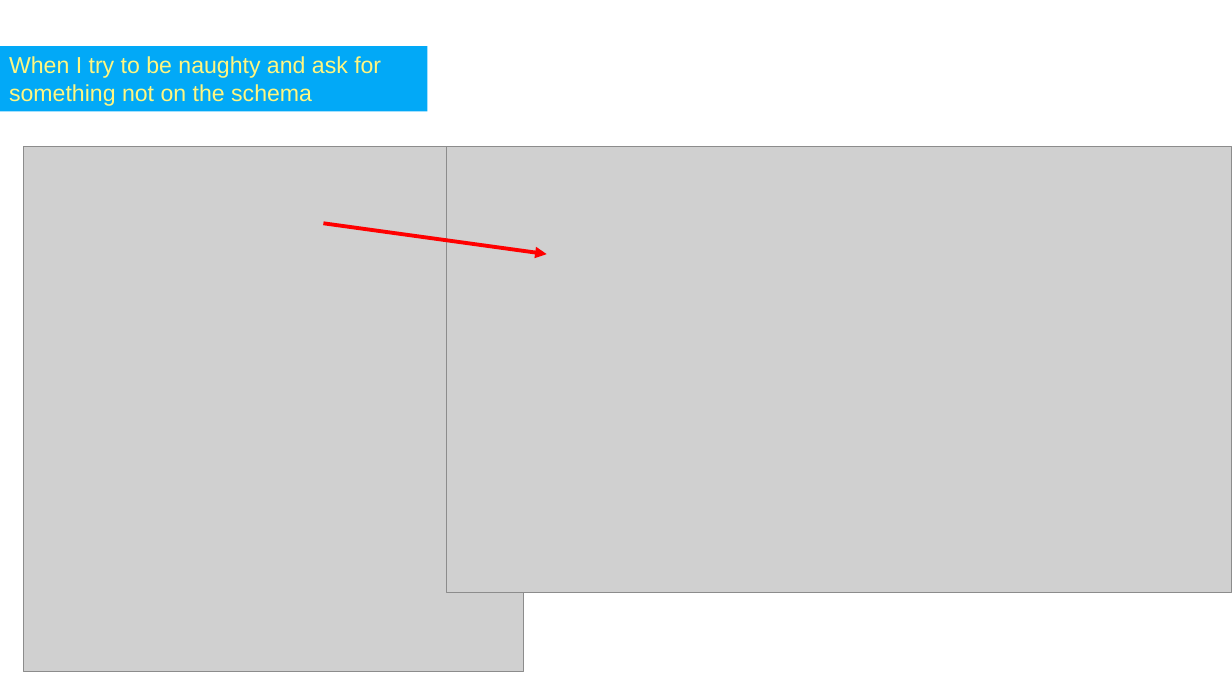
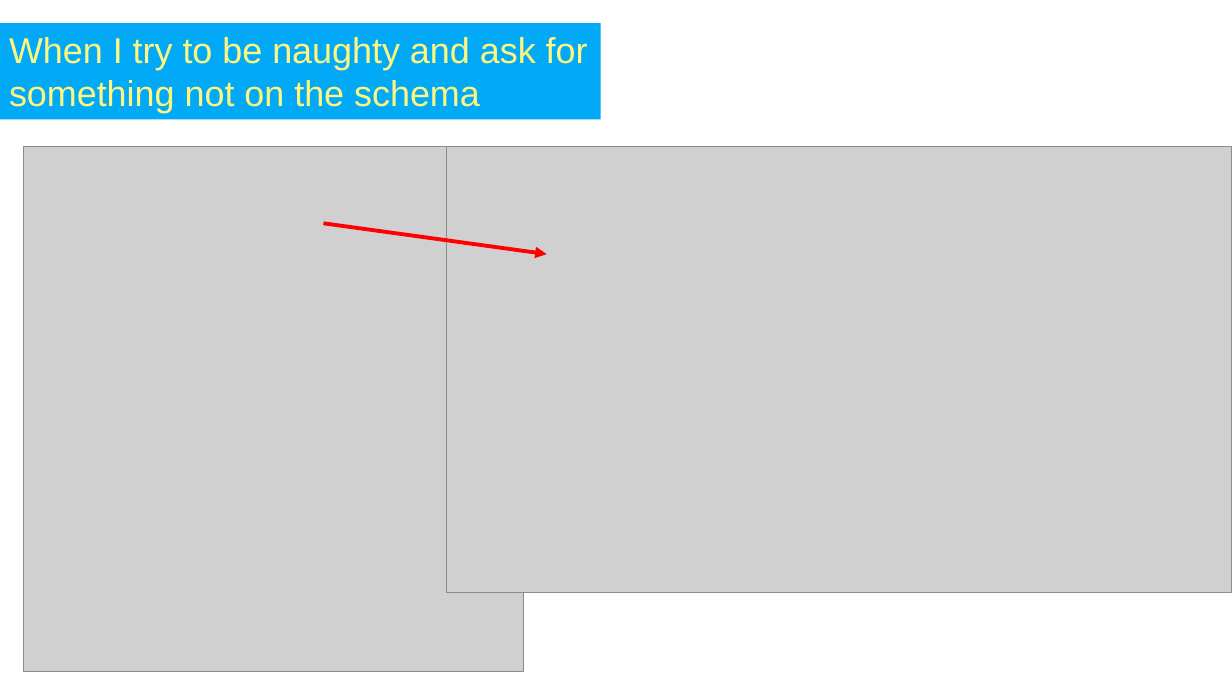
Before and after one commit to DevDay2019-AxonActive/DevDay2019---Advanced-Java, a slide deck: slide 8 of presentations/java_multiapi_gql_codegen.pptx (slide 5 before the commit). Drawn at 1232x693 pixels with LibreOffice and Linux fonts; fonts in the diff are those of the drawing; grey boxes stand for pictures; background and template pictures are left out. Boxes give left, top, right and bottom in pixels: in the first picture for what was removed or moved away, otherwise in the second. Text is boxed around its words. In the diff, an @@ line names an element or a change of style, - is before the commit and + after.

```diff
--- a/presentations/java_multiapi_gql_codegen.pptx
+++ b/presentations/java_multiapi_gql_codegen.pptx
@@ rectangle "When I try to be ...": place and size @@
-rectangle "When I try to be ..." at [0, 46, 428, 112]
+rectangle "When I try to be ..." at [0, 23, 601, 119]
@@ rectangle "When I try to be ..." at [0, 23, 601, 119]: size 18 to 28 pt @@
```
Also in this commit, not shown: 7 other slides changed, 1 slide removed, 2 other files.
